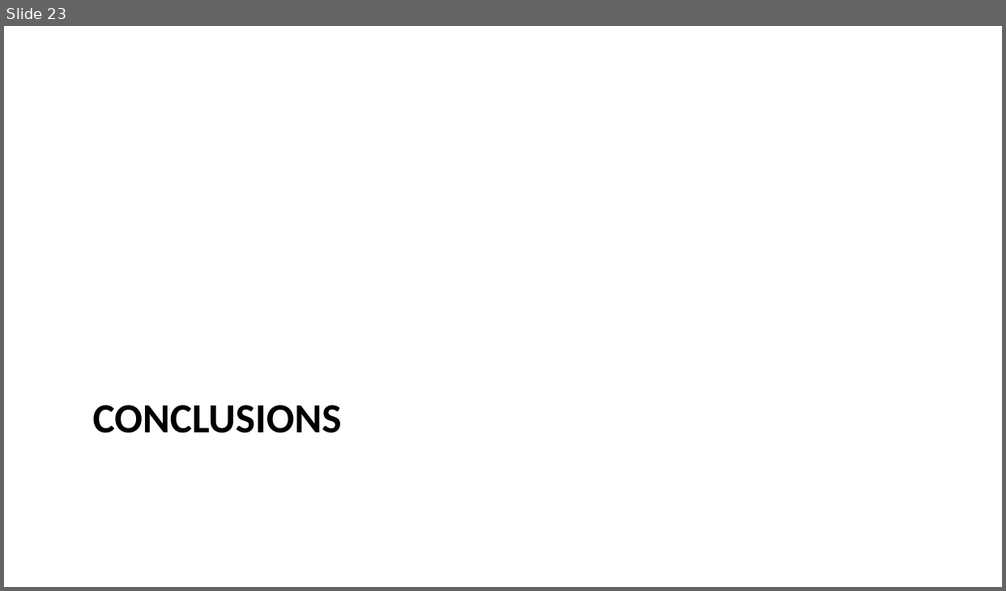
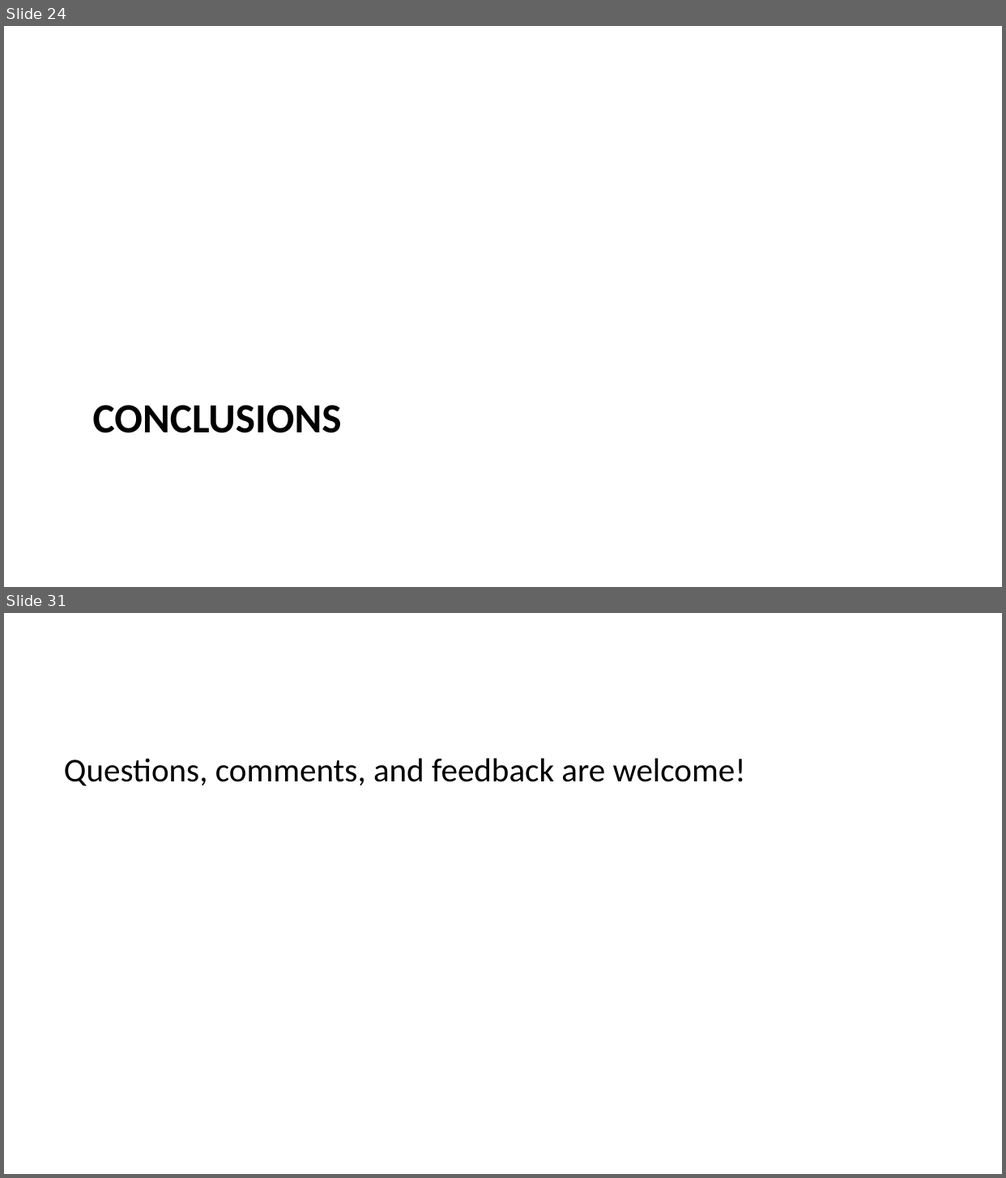
Before and after one commit to mrbungie/mib_cars_analysis, a slide deck: slidedeck/presentation.pptx. Shown one above the other, each under a label of ours: slide 23 before the commit, slides 24 and 31 after it; the slides between them are not shown. The pictures are 1006x591 and 1006x1178 pixels, drawn with LibreOffice and Linux fonts; fonts in the diff are those of the drawing. Boxes give left, top, right and bottom in pixels: in the first picture for what was removed or moved away, otherwise in the second. Text is boxed around its words. In the diff, an @@ line names an element or a change of style, - is before the commit and + after.

```diff
--- a/slidedeck/presentation.pptx
+++ b/slidedeck/presentation.pptx
@@ slide 31 added at (x1=4, y1=613, x2=1002, y2=1174), background #FFFFFF @@
@@ text added at (x1=64, y1=758, x2=746, y2=786), 24 pt, text #000000 @@
+Questions, comments, and feedback are welcome!
@@ what was slide 23 is now slide 24 @@
```
Also in this commit, not shown: 10 slides changed, 9 other slides added, 4 slides removed, 6 other files.
